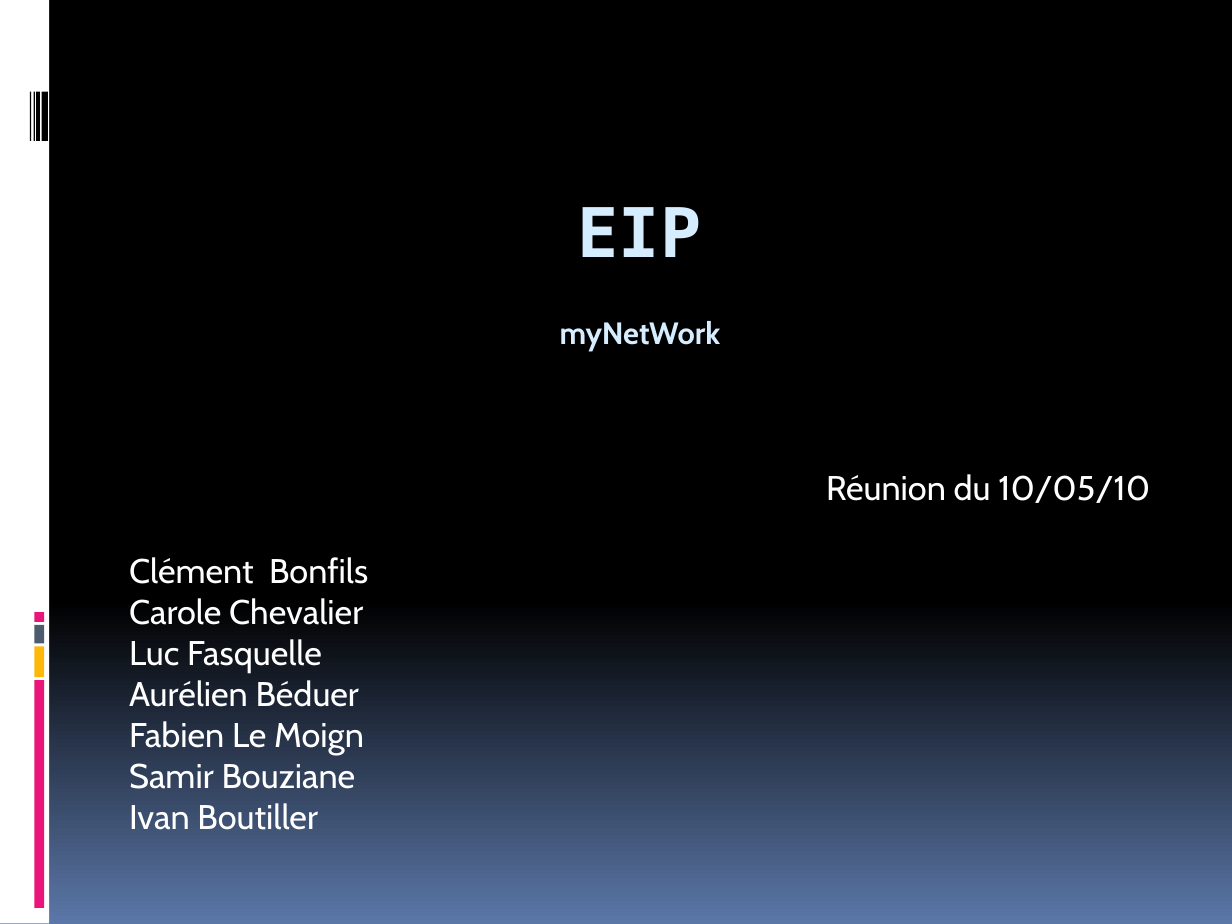
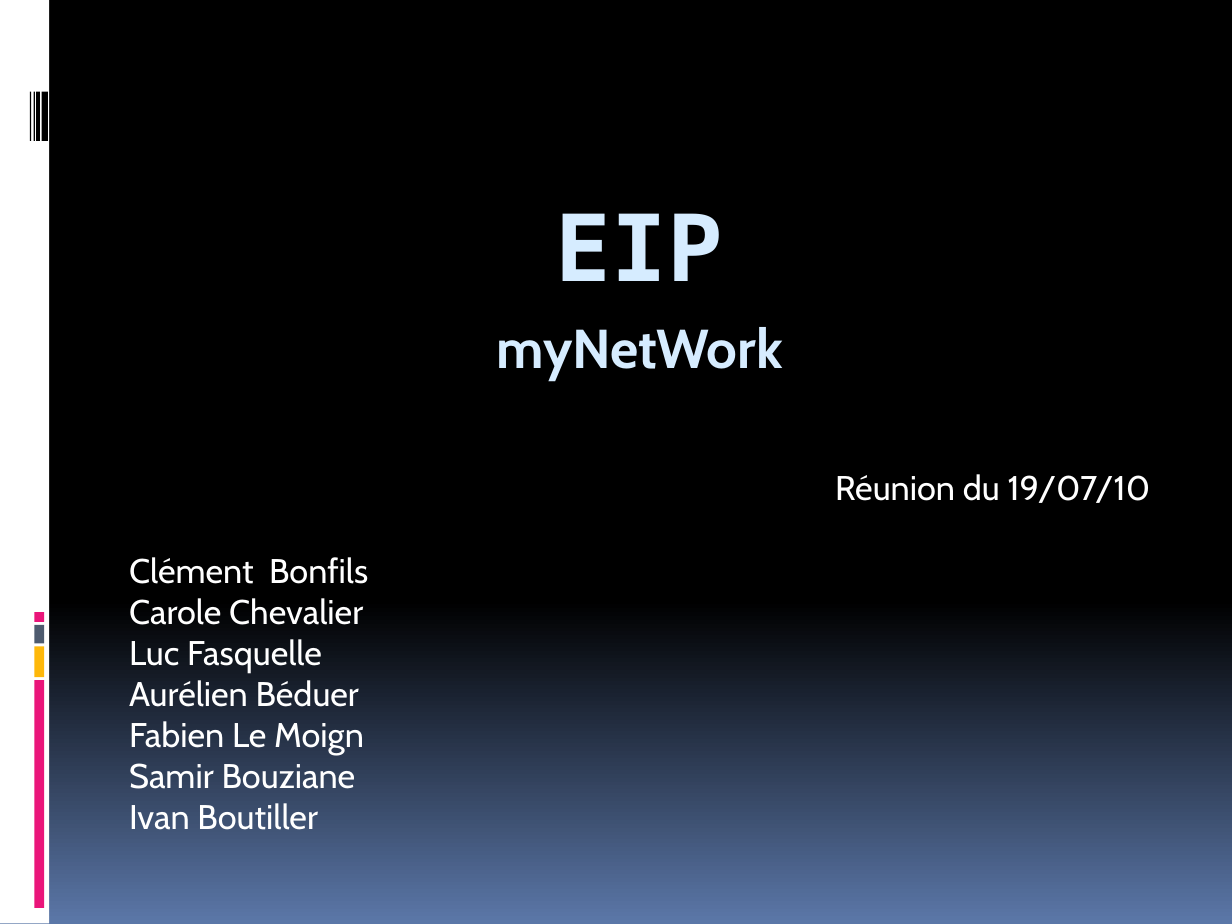
Before and after one commit to Riges/eip-silverlight, a slide deck: slide 1 of Docs/EIP 10.05.10.pptx. Drawn at 1232x924 pixels with LibreOffice and Linux fonts; fonts in the diff are those of the drawing. Boxes give left, top, right and bottom in pixels: in the first picture for what was removed or moved away, otherwise in the second. Text is boxed around its words. In the diff, an @@ line names an element or a change of style, - is before the commit and + after.

```diff
--- a/Docs/EIP 10.05.10.pptx
+++ b/Docs/EIP 10.05.10.pptx
@@ title "EIP" at <box>556,213,723,281</box>: size 40 to 54 pt @@
@@ text "myNetWork" at <box>497,327,783,381</box>: size 18 to 32 pt @@
@@ subtitle at <box>835,474,1151,503</box>: text changed @@
-Réunion du 10/05/10
+Réunion du 19/07/10
```
